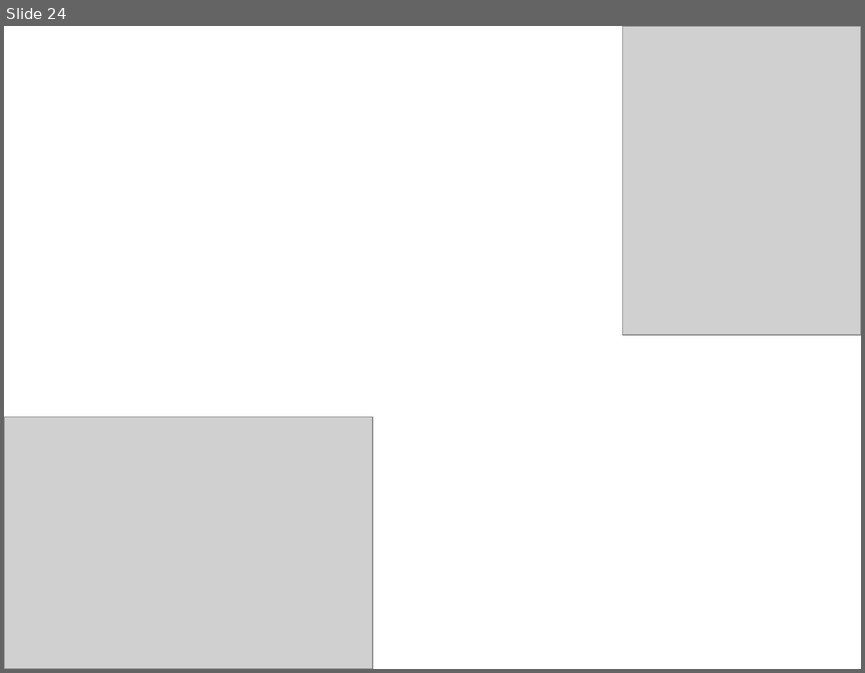
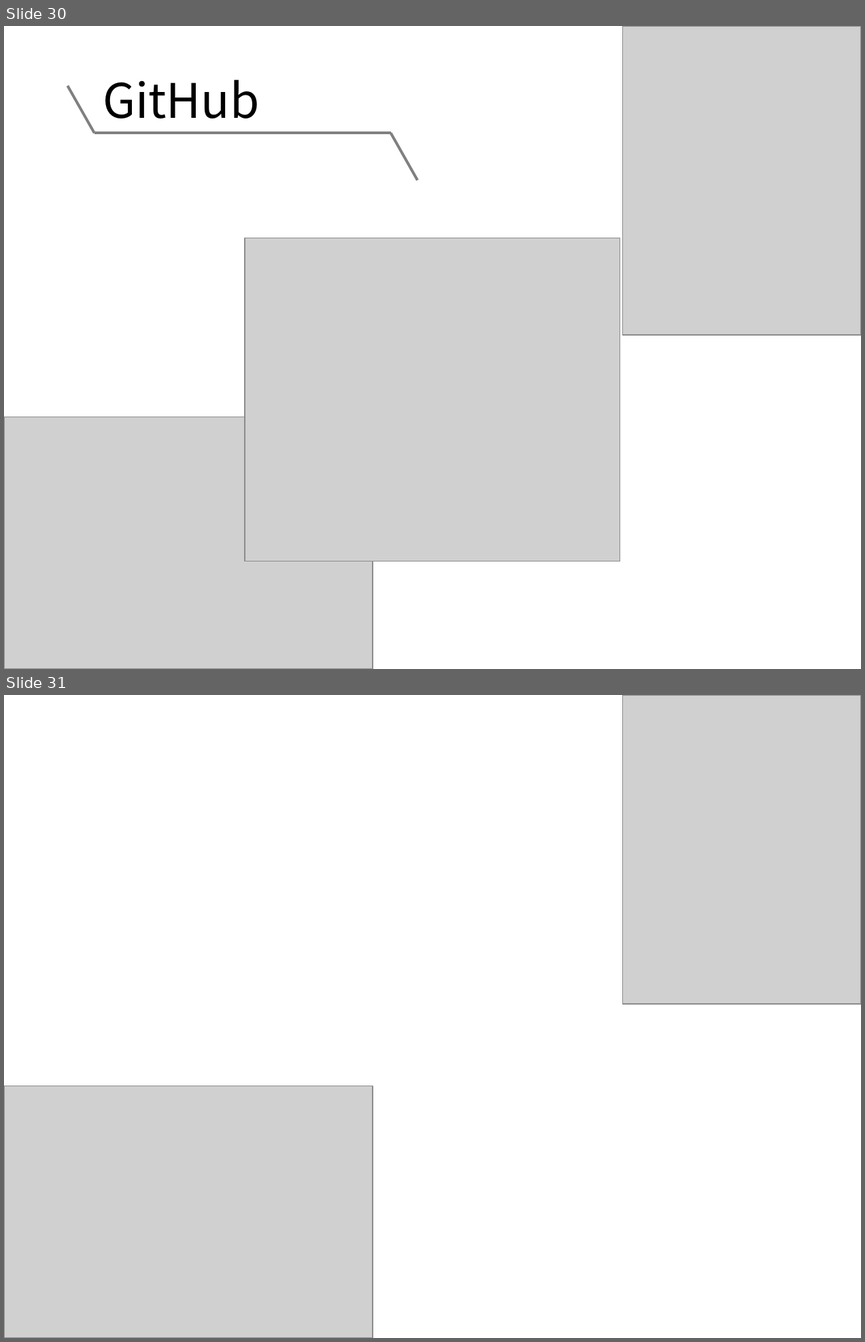
Before and after one commit to NCKU-BDA-2020/TA_Git_GitHub, a slide deck: TA_Class_III.pptx. Shown one above the other, each under a label of ours: slide 24 before the commit, slides 30 and 31 after it. The pictures are 865x673 and 865x1342 pixels, drawn with LibreOffice and Linux fonts; fonts in the diff are those of the drawing; grey boxes stand for pictures. Boxes give left, top, right and bottom in pixels: in the first picture for what was removed or moved away, otherwise in the second. Text is boxed around its words. In the diff, an @@ line names an element or a change of style, - is before the commit and + after.

```diff
--- a/TA_Class_III.pptx
+++ b/TA_Class_III.pptx
@@ slide 30 added at box(4, 26, 861, 669), background #FFFFFF @@
@@ picture added at box(623, 26, 861, 335) @@
@@ line added from (67, 86) to (94, 133), #808080 2.25 pt @@
@@ text added at box(103, 80, 259, 118), 40 pt, text #000000 @@
+GitHub
@@ line added from (94, 133) to (390, 133), #808080 2.25 pt @@
@@ line added from (390, 133) to (417, 180), #808080 2.25 pt @@
@@ picture added at box(245, 237, 620, 560) @@
@@ picture added at box(4, 417, 373, 669) @@
@@ what was slide 24 is now slide 31 @@
```
Also in this commit, not shown: 11 slides changed, 14 other slides added.
